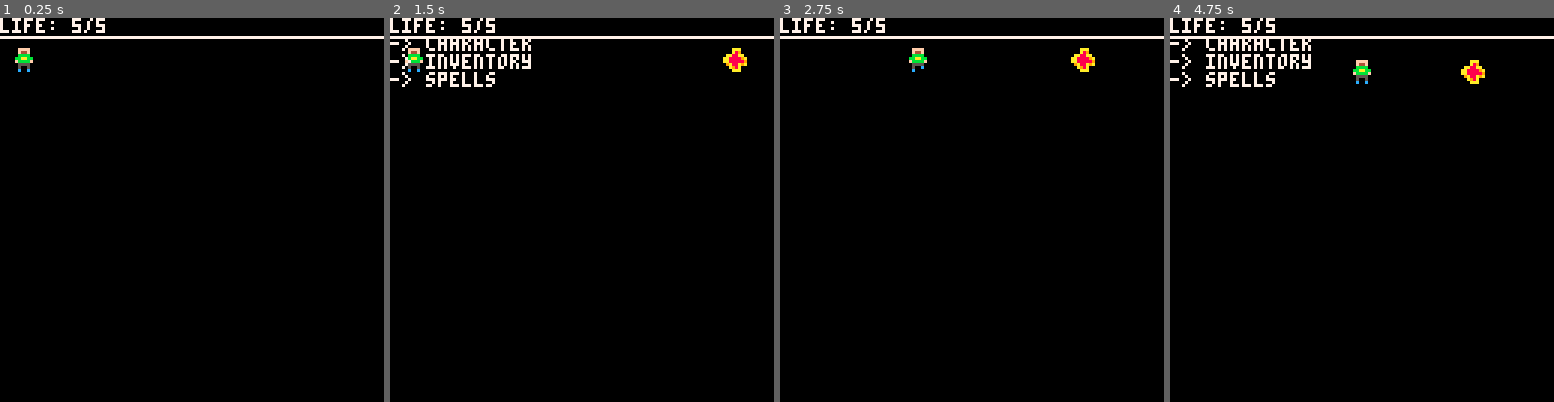
Above: before the commit, frames 1-4 (left to right).
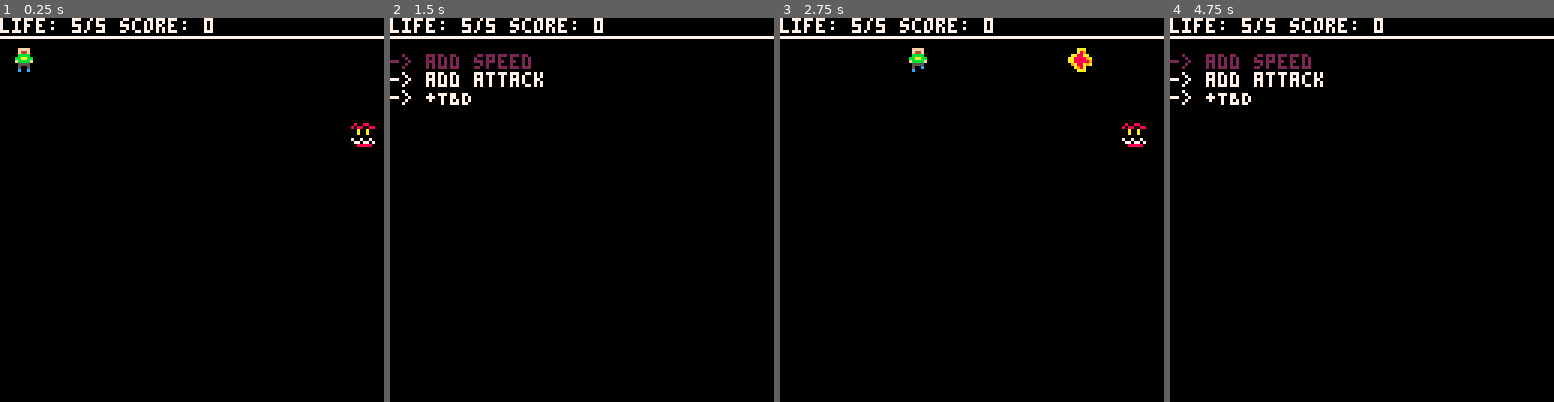
Above: after the commit, the same moments.

Repository: Dimillian/pico-8-carts
Game: PICO-8 cartridge game.p8
The game is run twice, just before and just after one commit, with the same random seed, the same clock (stepped at 60 frames per second) and the same inputs.
Inputs:
- Up to frame 1 (0.25 s): no input
- Up to frame 2 (1.5 s): tap X (X key) at 0.33, 1.07 s; tap O (Z key) at 0.7 s
- Up to frame 3 (2.75 s): hold Right 1.6-2.1 s; tap O (Z key) at 1.7, 2.1, 2.5 s; tap X (X key) at 1.85 s; hold Up 2.15-2.42 s; hold Right from 2.47 s (still down)
- Up to frame 4 (4.75 s): tap O (Z key) every 0.4 s from 2.9 to 4.5 s; tap X (X key) at 2.97, 4.08 s; release Right at 3.03 s; hold Left 3.08-3.58 s; hold Down 3.63-3.97 s; hold Right 4.02-4.68 s; hold Up from 4.73 s (still down)

The runs differ from the first frame. In frame 1, 0.5% of the frame differs, in the area x 31-98%, y 0-34%; in frame 2, 2.6%; in frame 3, 0.7%; in frame 4, 2.7%, in the area x 0-83%, y 0-23%.

Commit message:
Add enemy, menu, updrade and score system

Diff:
--- a/game.p8
+++ b/game.p8
@@ -19,8 +19,11 @@
 player.max_life = 5
 player.spells = {}
 player.attacking = false
+player.score = 0
 player.spells = {}
 player.spells["fireball"] = fireball
+
+old_score = 0
 
 function move()
   player.moving = true
@@ -31,32 +34,81 @@
 end
 
 function draw_player()
-  spr(player.sprite, player.x, player.y)
-  if player.attacking == true or player.spells.fireball.drawing == true then
-    draw_fireball()
+  if menu.display == false then
+    spr(player.sprite, player.x, player.y)
+    if player.attacking == true or player.spells.fireball.drawing == true then
+      draw_fireball()
+    end
   end
 end
 
 function draw_fireball()
+  if menu.display == false then
+    fireball_ = player.spells.fireball
+    if fireball_.drawing == true then
+      fireball_.position.x += fireball_.speed
+      if fireball_.position.x > screen_size then
+        fireball_.drawing = false
+      end
+    else
+      fireball_.drawing = true
+      fireball_.position.x = player.x + 4
+      fireball_.position.y = player.y
+    end
+    spr(fireball_.sprite, fireball_.position.x, fireball_.position.y)
+  end
+end
+
+function check_score()
+  if player.score != 0 and old_score != player.score and player.score > old_score and player.score % 2 == 0 then
+    foe.speed += 0.5
+    old_score = player.score
+  end
+end
+
+-- enemies
+foe = {}
+foe.sprite = 16
+foe.life = 1
+foe.speed = 0.1
+foe.drawing = false
+foe.position = {x = 0, y = 0}
+
+function draw_foes()
+  if menu.display == false then
+      if foe.drawing == false then
+      foe.drawing = true
+      foe.position.x = screen_size - 10
+      foe.position.y = rnd(128)
+    else
+      foe.position.x -= foe.speed
+      if foe.position.x <= 0 then
+        player.score -= 1
+        foe.drawing = false
+      end
+    end
+    spr(foe.sprite, foe.position.x, foe.position.y)
+  end
+end
+
+-- combat
+function is_fireball_foe()
   fireball_ = player.spells.fireball
-  if fireball_.drawing == true then
-    fireball_.position.x += fireball_.speed
-    if fireball_.position.x > screen_size then
-      fireball_.drawing = false
-    end
-  else
-    fireball_.drawing = true
-    fireball_.position.x = player.x + 4
-    fireball_.position.y = player.y
-  end
-  spr(fireball_.sprite, fireball_.position.x, fireball_.position.y)
-end
-
+  fip = fireball_.position
+  fp = foe.position
+  if fip.x >= fp.x and (fip.y < fp.y + 2 and fip.y > fp.y - 2) then
+    foe.drawing = false
+    fireball_.drawing = false
+    player.attacking = false
+    player.score += 1
+  end
+end
 
 -- menu
 menu = {}
 menu.display = false
-menu.items = {"character", "inventory", "spells"}
+menu.items = {"add speed", "add attack", "+TBD"}
+menu.selected = 1
 
 function togglemenu()
   if menu.display == true then
@@ -66,8 +118,23 @@
   end
 end
 
-function print_menu_item(item)
-  print("-> " .. item)
+function draw_menu()
+  if menu.display == true then
+    for i, item in pairs(menu.items) do
+      color = 7
+      if i == menu.selected then
+        color = 2
+      end
+      print("-> " .. item, 0, (i + 1) * 6, color)
+    end
+  end
+end
+
+function select_menu()
+  if menu.selected == 1 and player.score >= 2 then
+    player.score -= 2
+    player.speed += 2
+  end
 end
 
 -- user interface
@@ -76,12 +143,13 @@
 ui_height= 6
 function draw_ui()
   line(0, ui_height, ui_width, ui_height, 7)
-  print("life: " .. player.life .. "/" .. player.max_life)
+  print("life: " .. player.life .. "/" .. player.max_life .. " score: " .. player.score)
 end
 
 -- engine
 function _update()
   player.moving = false
+  check_score()
   if btnp(4) then
     togglemenu()
   end
@@ -102,10 +170,21 @@
       player.y += player.speed
       move()
     end
-    if btn(5) then
+    if btnp(5) then
       player.attacking = true
     else
       player.attacking = false
+    end
+  end
+  if menu.display == true then
+    if btnp(5) then
+      select_menu()
+    end
+    if btnp(2) and menu.selected > 1 then
+      menu.selected -= 1
+    end
+    if btnp(3) and menu.selected <= 2 then
+      menu.selected += 1
     end
   end
   if not player.moving then
@@ -117,9 +196,9 @@
   cls()
   draw_ui()
   draw_player()
-  if menu.display == true then
-    foreach(menu.items, print_menu_item)
-  end
+  draw_foes()
+  draw_menu()
+  is_fireball_foe()
 end
 
 
@@ -132,6 +211,14 @@
 05555000055550000555500009a88a9a000000000000000000000000000000000000000000000000000000000000000000000000000000000000000000000000
 050050000500c0000c00500000a98a00000000000000000000000000000000000000000000000000000000000000000000000000000000000000000000000000
 0c00c0000c0000000000c000000aaa00000000000000000000000000000000000000000000000000000000000000000000000000000000000000000000000000
+08008800000000000000000000000000000000000000000000000000000000000000000000000000000000000000000000000000000000000000000000000000
+80880088000000000000000000000000000000000000000000000000000000000000000000000000000000000000000000000000000000000000000000000000
+00a00a00000000000000000000000000000000000000000000000000000000000000000000000000000000000000000000000000000000000000000000000000
+00a00a00000000000000000000000000000000000000000000000000000000000000000000000000000000000000000000000000000000000000000000000000
+00000000000000000000000000000000000000000000000000000000000000000000000000000000000000000000000000000000000000000000000000000000
+70070070000000000000000000000000000000000000000000000000000000000000000000000000000000000000000000000000000000000000000000000000
+07707707000000000000000000000000000000000000000000000000000000000000000000000000000000000000000000000000000000000000000000000000
+00888880000000000000000000000000000000000000000000000000000000000000000000000000000000000000000000000000000000000000000000000000
 __map__
 0000000000000000000000000000000000000000000000000000000000000000000000000000000000000000000000000000000000000000000000000000000000000000000000000000000000000000000000000000000000000000000000000000000000000000000000000000000000000000000000000000000000000000
 0000000000000000000000000000000000000000000000000000000000000000000000000000000000000000000000000000000000000000000000000000000000000000000000000000000000000000000000000000000000000000000000000000000000000000000000000000000000000000000000000000000000000000
